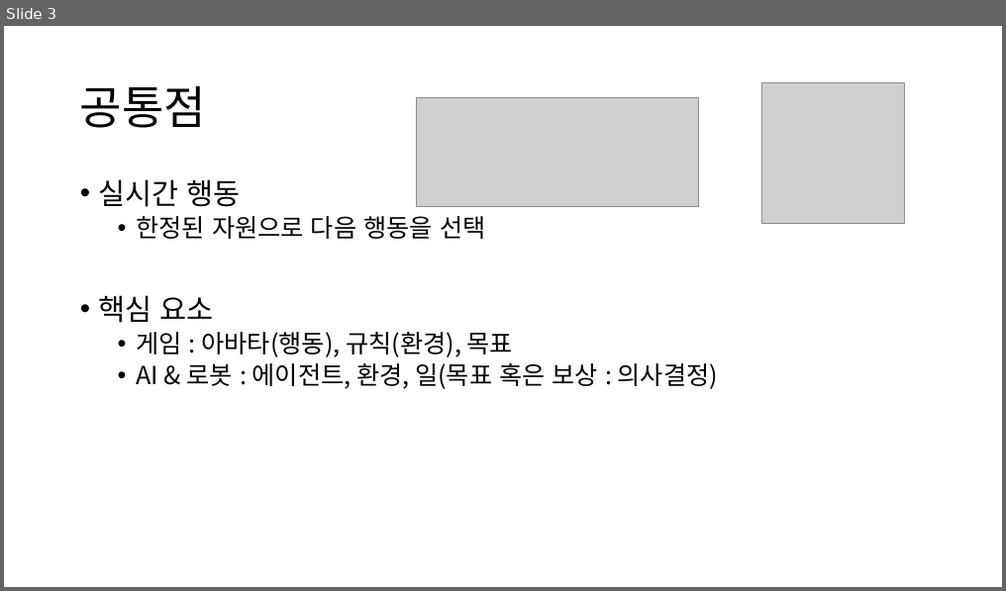
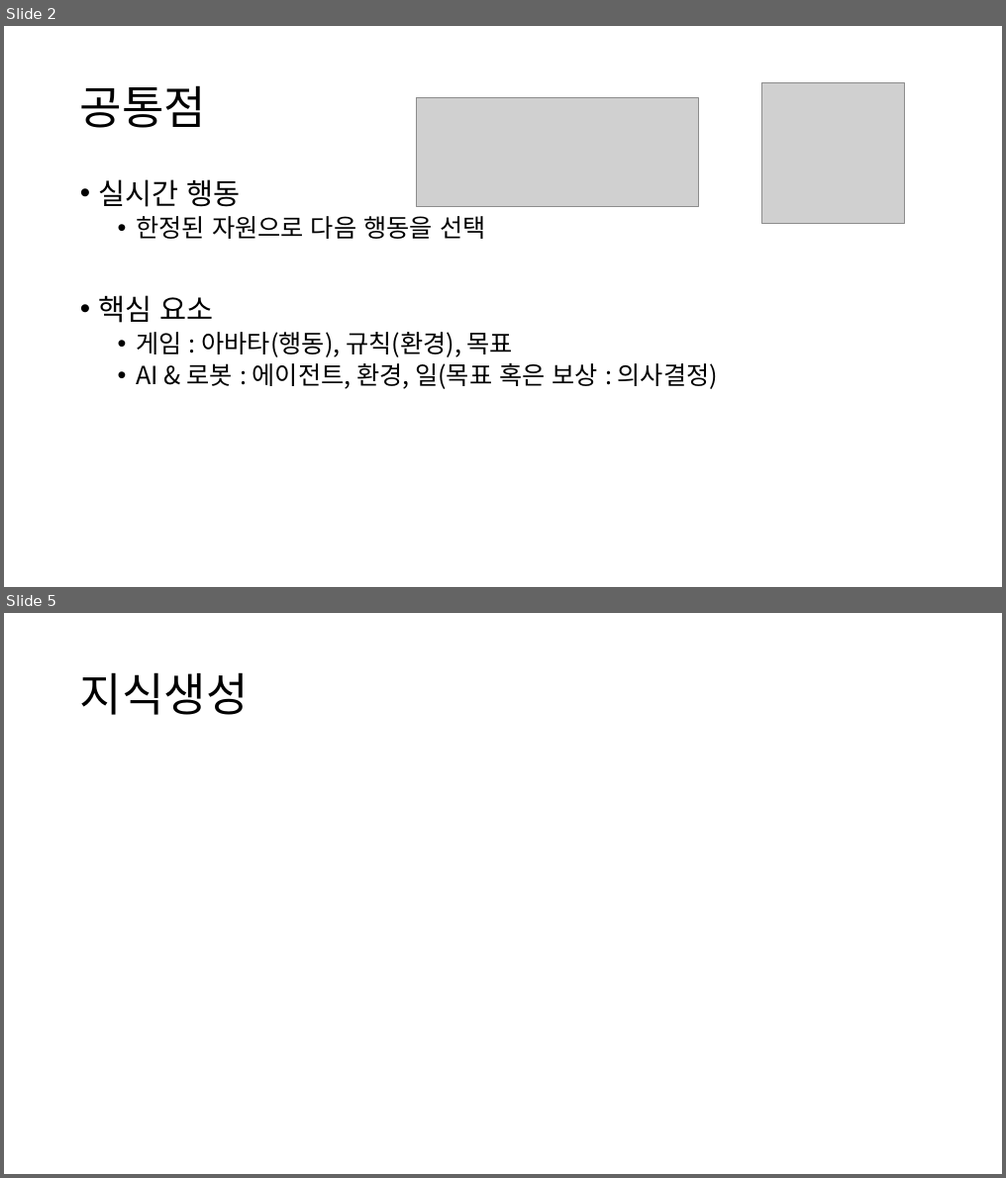
Before and after one commit to Niiok/inha_2021, a slide deck: Saturday/Oct30.pptx. Shown one above the other, each under a label of ours: slide 3 before the commit, slides 2 and 5 after it; the slides between them are not shown. The pictures are 1006x591 and 1006x1178 pixels, drawn with LibreOffice and Linux fonts; fonts in the diff are those of the drawing; grey boxes stand for pictures. Boxes give left, top, right and bottom in pixels: in the first picture for what was removed or moved away, otherwise in the second. Text is boxed around its words. In the diff, an @@ line names an element or a change of style, - is before the commit and + after.

```diff
--- a/Saturday/Oct30.pptx
+++ b/Saturday/Oct30.pptx
@@ slide 5 added at [4,613,1002,1174], background #FFFFFF @@
@@ title added at [80,672,249,715], 44 pt, text #000000 @@
+지식생성
@@ what was slide 3 is now slide 2 @@
```
Also in this commit, not shown: 2 slides changed, 3 other slides added.
